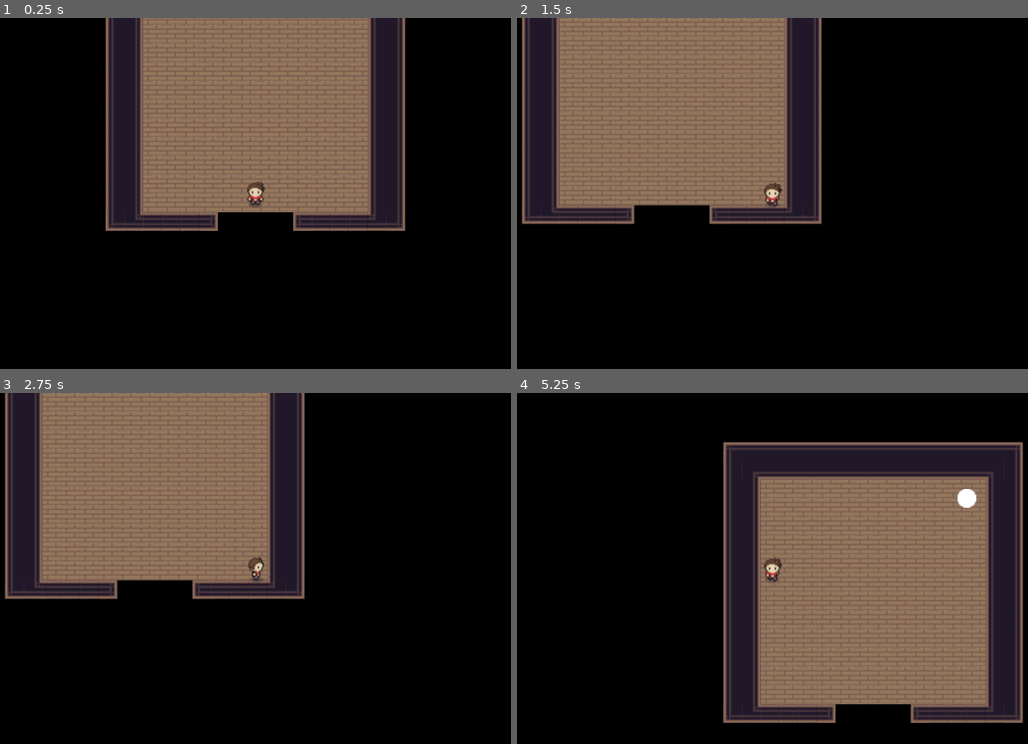
Above: before the commit, frames 1-4 (two rows, left to right).
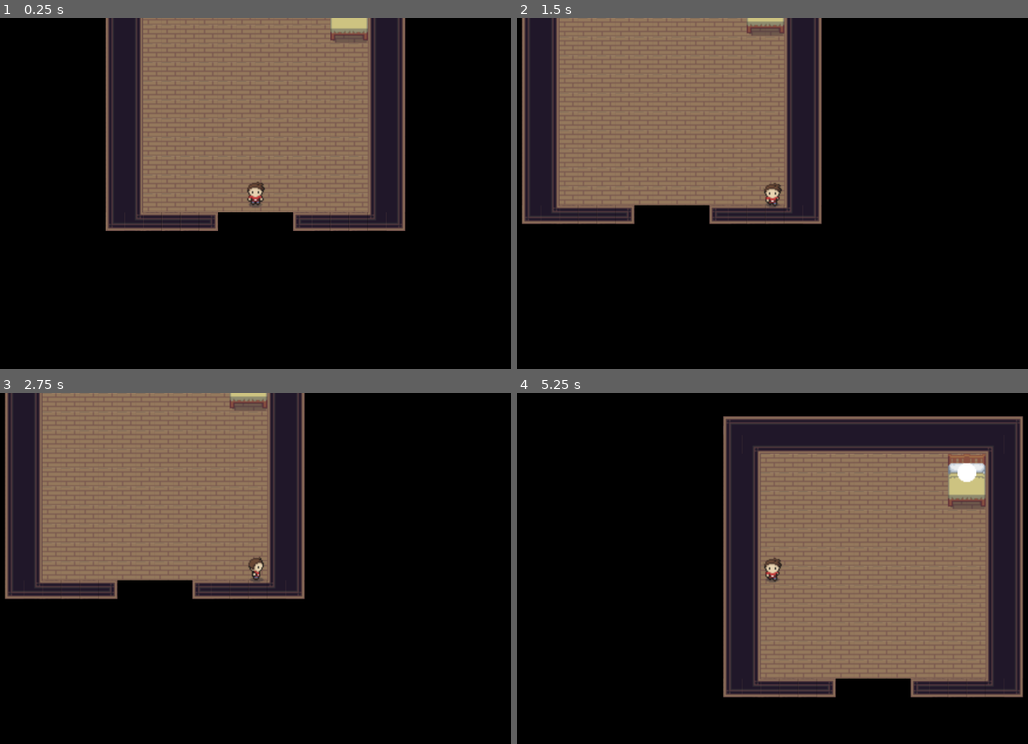
Above: after the commit, the same moments.

Repository: HaywardMorihara/2021AprGameJam
Game: Godot game, scene res://house/WitchInteriorHouse.tscn
Two runs of this game, one before a commit and one after it. Both use one fixed random seed, a clock stepped at 60 frames per second and the inputs below. This scene is started directly instead of the project's main scene.
Inputs (mouse positions are in pixels of both pictures, inside the frame that each line leads up to):
- Up to frame 1 (0.25 s): no input
- Up to frame 2 (1.5 s): tap Enter at 0.5 s; move the mouse to (905, 175) at 0.52 s; hold D (right) 0.53-1.28 s; tap Space (check_watch) at 0.6, 1.25 s; move the mouse to (654, 211) at 1.27 s; hold S (down) from 1.28 s (still down); click (654, 211) at 1.35 s
- Up to frame 3 (2.75 s): tap Enter at 2 s; move the mouse to (316, 491) at 2.02 s; release S (down) at 2.03 s; hold D (right) from 2.03 s (still down); tap Space (check_watch) at 2.1 s
- Up to frame 4 (5.25 s): tap Space (check_watch) at 2.75, 3.6, 5.1 s; move the mouse to (741, 638) at 2.77 s; release D (right) at 2.78 s; hold W (up) 2.78-3.53 s; click (741, 638) at 2.85 s; move the mouse to (951, 621) at 3.52 s; hold A (left) 3.53-5.03 s; move the mouse to (593, 515) at 4.27 s; click (593, 515) at 4.35 s; move the mouse to (803, 568) at 5.02 s; hold S (down) from 5.03 s (still down)

The runs differ from the first frame. In frame 1, 0.4% of the frame differs, in the area x 64-72%, y 0-7%; in frame 2, 0.3%; in frame 3, 0.3%; in frame 4, 16%, in the area x 40-100%, y 6-95%.

Commit message:
witch BASIC interior

Diff:
--- a/house/WitchInteriorHouse.tscn
+++ b/house/WitchInteriorHouse.tscn
@@ -1,8 +1,35 @@
-[gd_scene load_steps=4 format=2]
+[gd_scene load_steps=7 format=2]
 
 [ext_resource path="res://house/InteriorHouse.tscn" type="PackedScene" id=1]
 [ext_resource path="res://npc/WitchNPC.tscn" type="PackedScene" id=2]
 [ext_resource path="res://house/WitchInteriorHouse.gd" type="Script" id=3]
+[ext_resource path="res://assets/sprites/gfx/Inner.png" type="Texture" id=4]
+
+[sub_resource type="ConvexPolygonShape2D" id=1]
+points = PoolVector2Array( 0, 0, 32, 0, 32, 48, 0, 48 )
+
+[sub_resource type="TileSet" id=2]
+0/name = "Inner.png 0"
+0/texture = ExtResource( 4 )
+0/tex_offset = Vector2( 0, 0 )
+0/modulate = Color( 1, 1, 1, 1 )
+0/region = Rect2( 272, 16, 32, 48 )
+0/tile_mode = 0
+0/occluder_offset = Vector2( 0, 0 )
+0/navigation_offset = Vector2( 0, 0 )
+0/shape_offset = Vector2( 0, 0 )
+0/shape_transform = Transform2D( 1, 0, 0, 1, 0, 0 )
+0/shape = SubResource( 1 )
+0/shape_one_way = false
+0/shape_one_way_margin = 1.0
+0/shapes = [ {
+"autotile_coord": Vector2( 0, 0 ),
+"one_way": false,
+"one_way_margin": 1.0,
+"shape": SubResource( 1 ),
+"shape_transform": Transform2D( 1, 0, 0, 1, 0, 0 )
+} ]
+0/z_index = 0
 
 [node name="WitchInteriorHouse" instance=ExtResource( 1 )]
 script = ExtResource( 3 )
@@ -12,3 +39,10 @@
 
 [node name="WitchNPC" parent="." index="2" instance=ExtResource( 2 )]
 position = Vector2( 80, -80 )
+
+[node name="Tilemap" type="TileMap" parent="." index="4"]
+z_index = -1
+tile_set = SubResource( 2 )
+cell_size = Vector2( 16, 16 )
+format = 1
+tile_data = PoolIntArray( -393212, 0, 0 )
